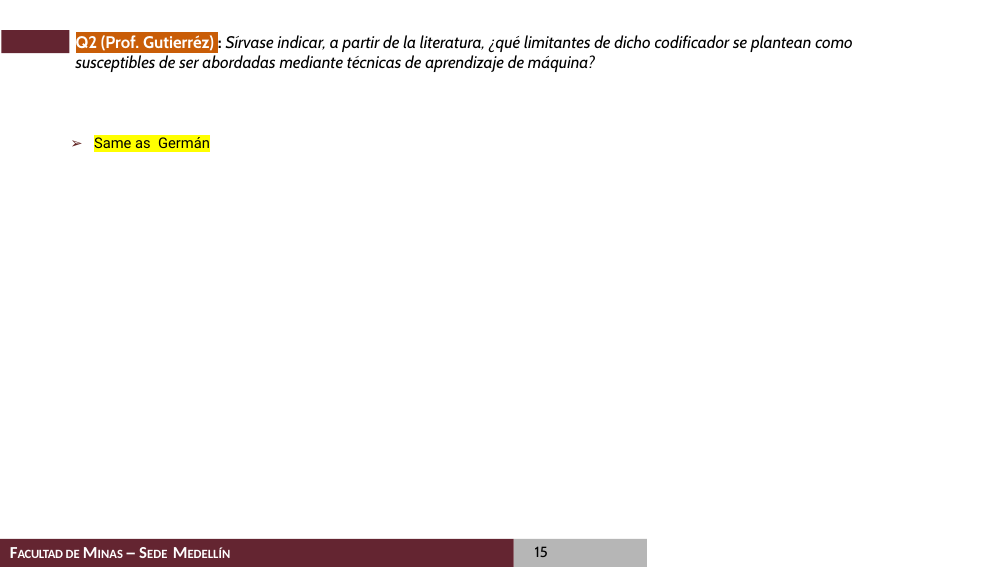
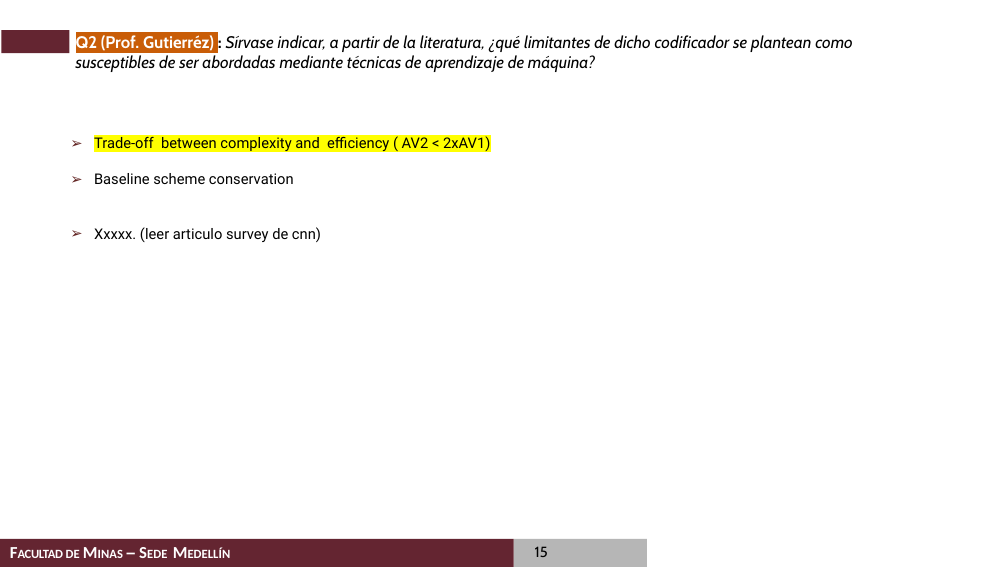
Before and after one commit to casalazarh/Examen-de-Calificacion-2020, a slide deck: slide 15 of presentation/Examen de Calificacion de Doctorado_Carlos_Alberto_Salazar.pptx. Drawn at 1008x567 pixels with LibreOffice and Linux fonts; fonts in the diff are those of the drawing; background and template pictures are left out. Boxes give left, top, right and bottom in pixels: in the first picture for what was removed or moved away, otherwise in the second. Text is boxed around its words. In the diff, an @@ line names an element or a change of style, - is before the commit and + after.

```diff
--- a/presentation/Examen de Calificacion de Doctorado_Carlos_Alberto_Salazar.pptx
+++ b/presentation/Examen de Calificacion de Doctorado_Carlos_Alberto_Salazar.pptx
@@ text at [94, 134, 490, 242]: text changed @@
-  ➢ Same as Germán
+  ➢ Trade-off between complexity and efficiency ( AV2 < 2xAV1)
+  ➢ Baseline scheme conservation
+  ➢ Xxxxx. (leer articulo survey de cnn)
```
Also in this commit, not shown: 6 other slides changed.
